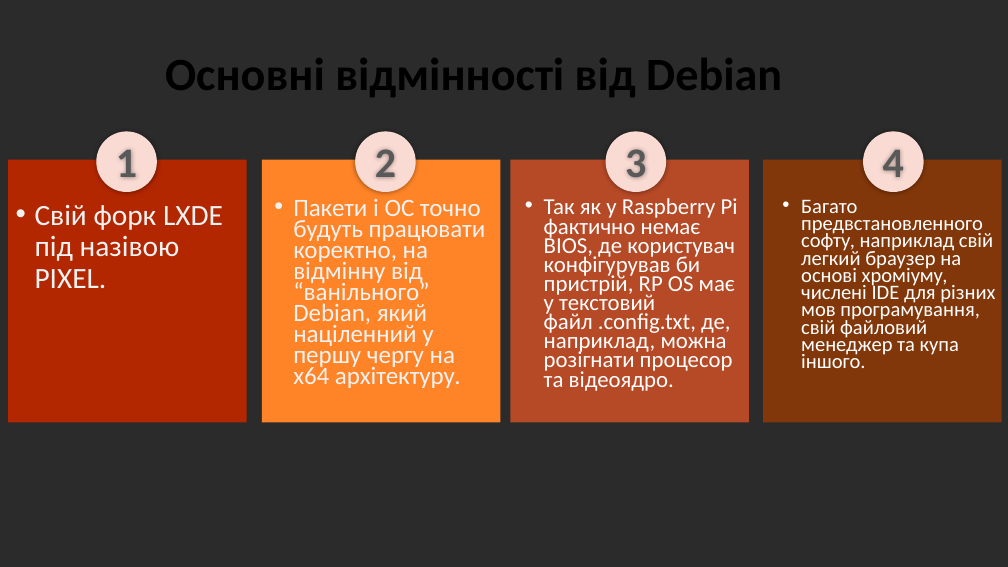
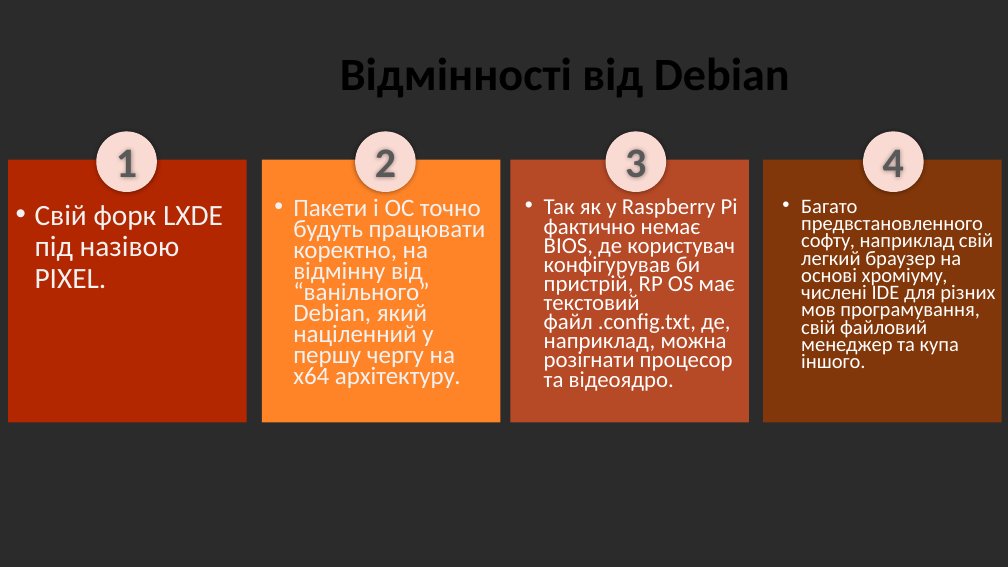
Before and after one commit to millennium02/SR_L1, a slide deck: slide 4 of RP-OS.odp. Drawn at 1008x567 pixels with LibreOffice and Linux fonts; fonts in the diff are those of the drawing; background and template pictures are left out; a plain dark background stands for a picture behind light text. Boxes give left, top, right and bottom in pixels: in the first picture for what was removed or moved away, otherwise in the second. Text is boxed around its words. In the diff, an @@ line names an element or a change of style, - is before the commit and + after.

```diff
--- a/RP-OS.odp
+++ b/RP-OS.odp
@@ title at [340, 58, 790, 97]: text changed @@
-Основні відмінності від Debian
+Відмінності від Debian
@@ text at [544, 198, 738, 391]: text changed @@
-• Так як у Raspberry Pi фактично немає BIOS, де користувач конфігурував би пристрій, RP OS має у текстовий файл .config.txt, де, наприклад, можна розігнати процесор та відеоядро.
+• Так як у Raspberry Pi фактично немає BIOS, де користувач конфігурував би пристрій, RP OS має текстовий файл .config.txt, де, наприклад, можна розігнати процесор та відеоядро.
```
Also in this commit, not shown: 3 other slides changed, 2 slides added, 6 slides removed, 2 other files.
